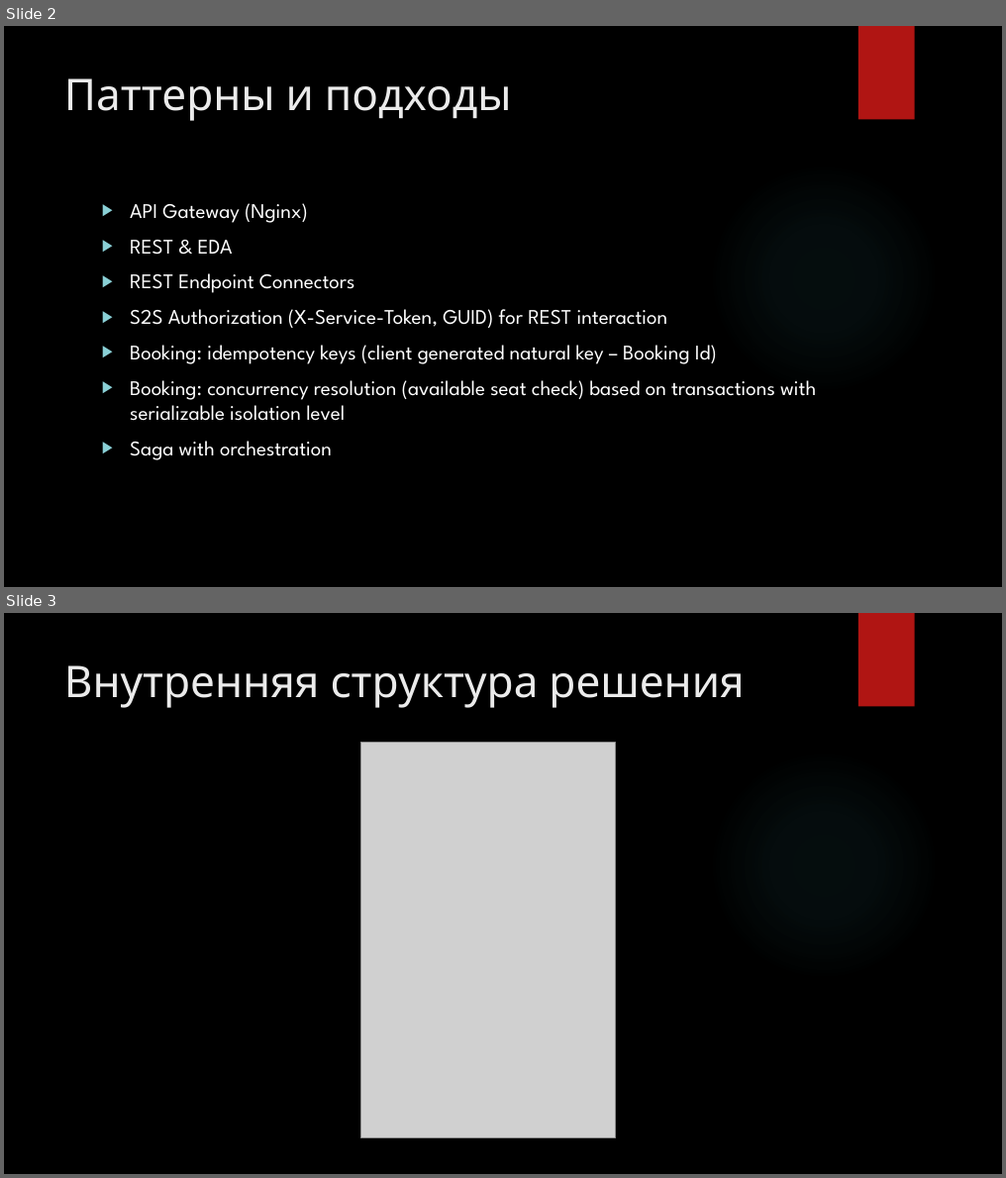
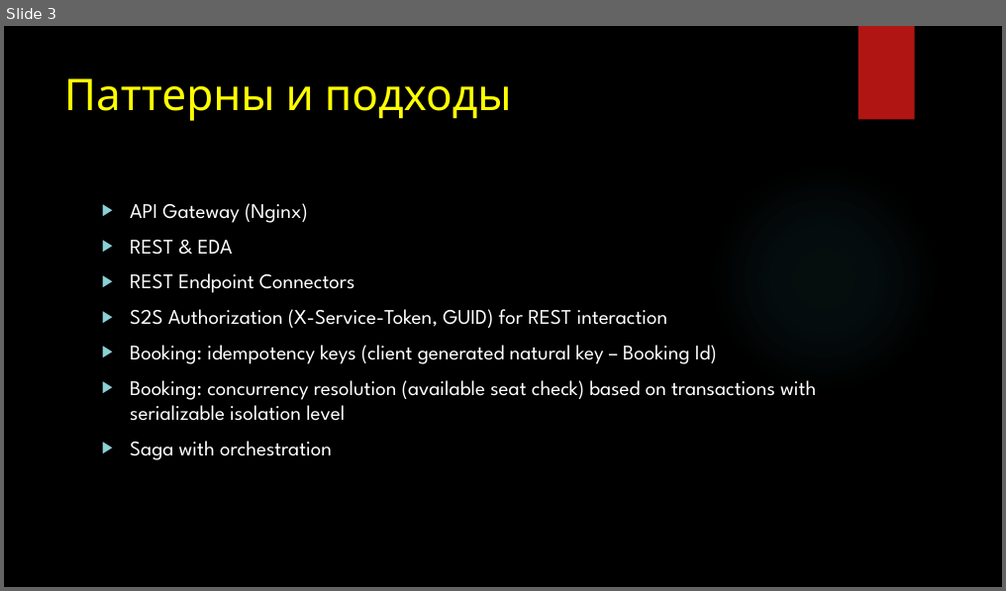
Before and after one commit to gennadytiunov/arch-labs, a slide deck: course-work/Presentation/Circus - Presentation.pptx. Shown one above the other, each under a label of ours: slides 2 and 3 before the commit, slide 3 after it. The pictures are 1006x1178 and 1006x591 pixels, drawn with LibreOffice and Linux fonts; fonts in the diff are those of the drawing; grey boxes stand for pictures; background and template pictures are left out. Boxes give left, top, right and bottom in pixels: in the first picture for what was removed or moved away, otherwise in the second. Text is boxed around its words. In the diff, an @@ line names an element or a change of style, - is before the commit and + after.

```diff
--- a/course-work/Presentation/Circus - Presentation.pptx
+++ b/course-work/Presentation/Circus - Presentation.pptx
@@ slide 3 removed at (4,613,1002,1174), background picture (left out); not listed: 2 template elements that a slide beside it also shows @@
@@ title removed at (64,665,744,708) @@
-Внутренняя структура решения
@@ picture removed at (361,743,616,1139) @@
@@ what was slide 2 is now slide 3 @@
@@ slide 3 changed as well @@
@@ title "Паттерны и подходы" at (64,78,512,121): text colour #EBEBEB to #FFFF00 @@
```
Also in this commit, not shown: 9 other slides changed, 3 slides added, 5 other files.
